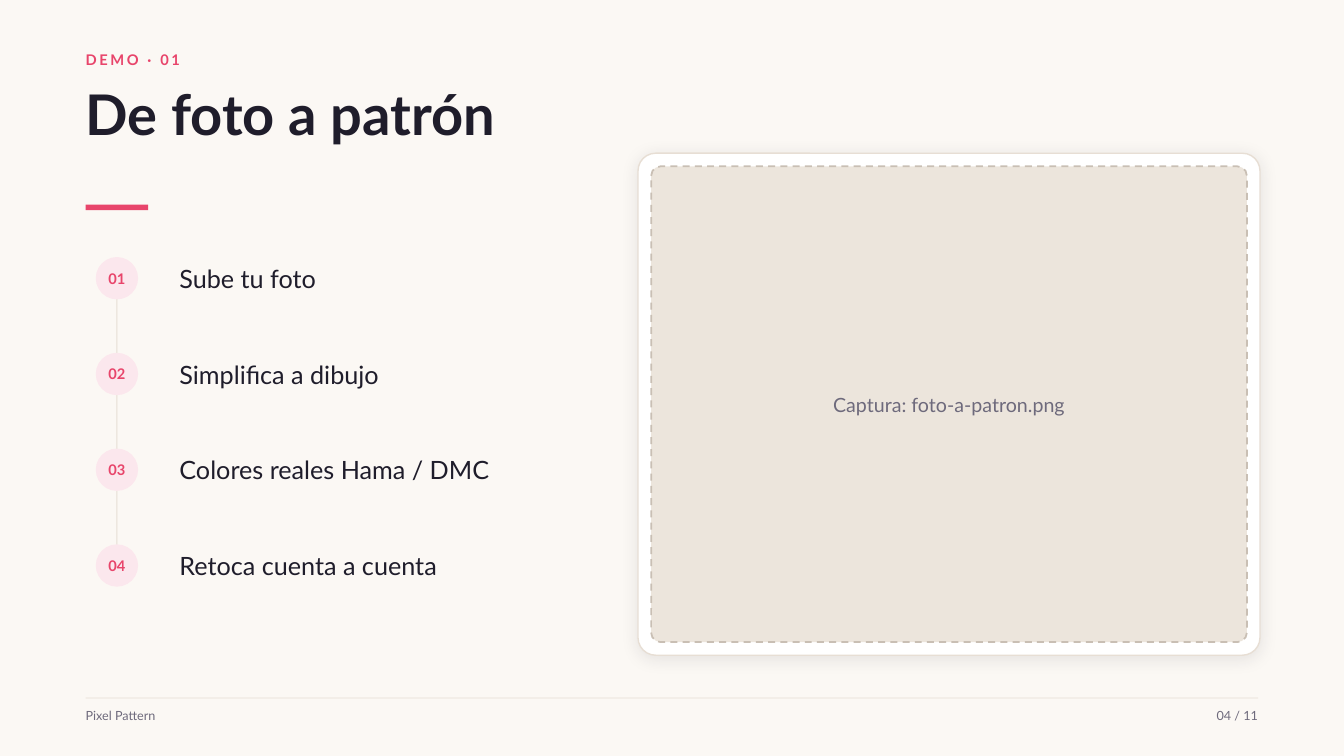
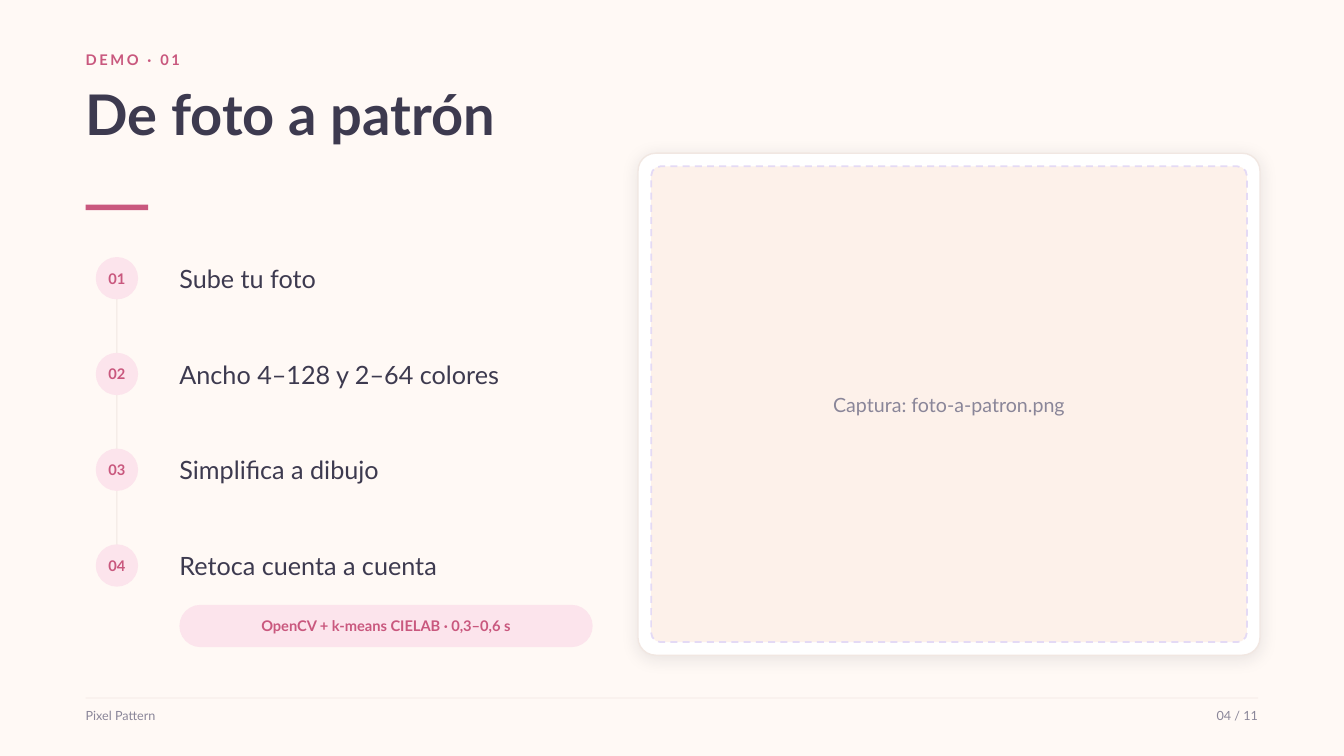
Before and after one commit to antonpayno/megan-grok, a slide deck: slide 4 of pitch/pixel-pattern-pitch.pptx. Drawn at 1344x756 pixels with LibreOffice and Linux fonts; fonts in the diff are those of the drawing. Boxes give left, top, right and bottom in pixels: in the first picture for what was removed or moved away, otherwise in the second. Text is boxed around its words. In the diff, an @@ line names an element or a change of style, - is before the commit and + after.

```diff
--- a/pitch/pixel-pattern-pitch.pptx
+++ b/pitch/pixel-pattern-pitch.pptx
@@ background #FBF8F4 to #FFF9F5 @@
@@ rounded rectangle at box(638, 153, 1260, 655): outline #E7DED4 1 pt to #F1E7E2 1 pt @@
@@ rounded rectangle at box(651, 166, 1247, 642): fill #ECE5DC to #FDF1EA; outline #C9BFB4 1.25 pt dashed to #E4DAF5 1.25 pt dashed @@
@@ rectangle at box(86, 205, 148, 211): fill #E8456B to #C9587E @@
@@ rectangle at box(116, 278, 117, 567): fill #E7DED4 to #F1E7E2 @@
@@ text added at box(179, 365, 499, 388), 18 pt, text #3D3A4F @@
+Ancho 4–128 y 2–64 colores
@@ text colour #1F1D2B to #3D3A4F in 4 elements at box(86, 94, 494, 145), box(179, 269, 316, 288), box(179, 557, 437, 575), box(179, 460, 379, 484) @@
@@ text "Simplifica a dibujo": place and size @@
-text "Simplifica a dibujo" at box(179, 365, 379, 388)
+text "Simplifica a dibujo" at box(179, 460, 379, 484)
@@ text removed at box(179, 460, 489, 480) @@
-Colores reales Hama / DMC
@@ text colour #E8456B to #C9587E in 5 elements at box(86, 54, 180, 65), box(108, 273, 125, 284), box(108, 368, 125, 379), box(108, 464, 125, 475), box(108, 560, 125, 571) @@
@@ fill #FBE7ED to #FCE4EC in 4 elements at box(96, 257, 138, 299), box(96, 353, 138, 395), box(96, 449, 138, 491), box(96, 544, 138, 587) @@
@@ rounded rectangle added at box(179, 605, 593, 647), fill #FCE4EC @@
@@ text added at box(261, 620, 510, 634), 10.5 pt, text #C9587E, bold @@
+OpenCV + k-means CIELAB · 0,3–0,6 s
@@ text colour #6E6A7C to #8A8699 in 3 elements at box(833, 398, 1064, 416), box(86, 711, 155, 720), box(1217, 711, 1258, 720) @@
```
Also in this commit, not shown: 10 other slides changed, 22 other files.
